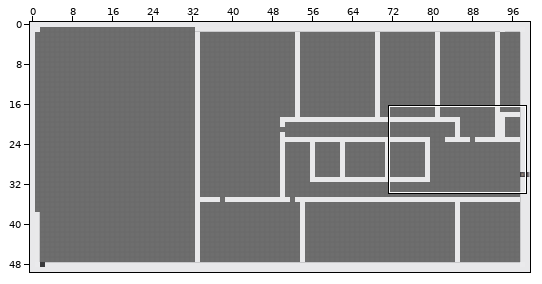
Tiled map (JSON), stored at map/balticOffice.json. Above, an overview of the earlier version with the close-up marked.
Close-up. Earlier state:
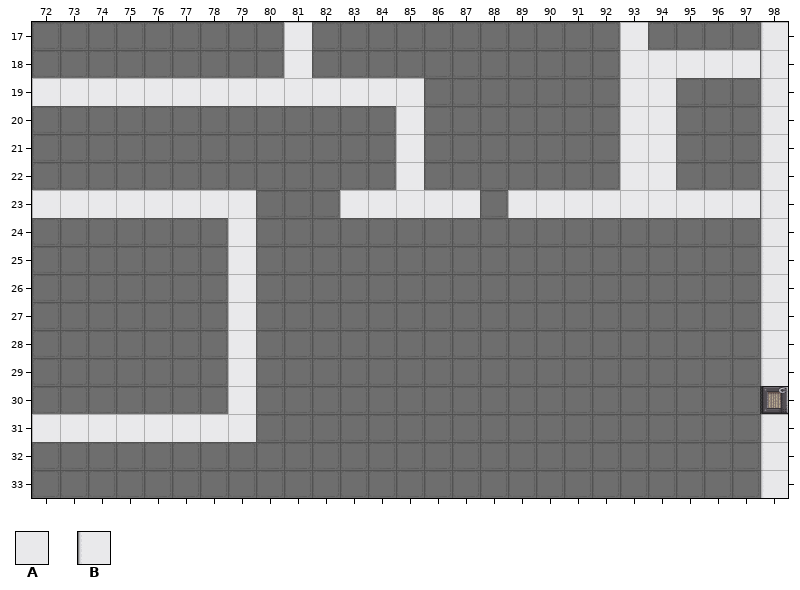
Cells are 32x32 px. Shown: x 72..98, y 17..33. The commit also changed other parts of the map, which this record leaves out. Not drawn, because the pictures are missing: unchanged layers "colliders", "exitBaltic", "startBaltic".
Key: from "cija_32x32_expansion for Pipoy": A 721, B 722 turned 180.
_ is an empty cell.
Layers that did not change in this view are not listed.
Layer "bottomWall" before, first column x 72:
17 _________A___________A____B
18 _________A___________AAAAAB
19 AAAAAAAAAAAAAA_______AA___B
20 _____________A_______AA___B
21 _____________A_______AA___B
22 _____________A_______AA___B
23 AAAAAAAA___AAAAA_AAAAAAAAAB
24 _______A__________________B
25 _______A__________________B
26 _______A__________________B
27 _______A__________________B
28 _______A__________________B
29 _______A__________________B
30 _______A___________________
31 AAAAAAAA__________________B
32 __________________________B
33 __________________________B
New version:
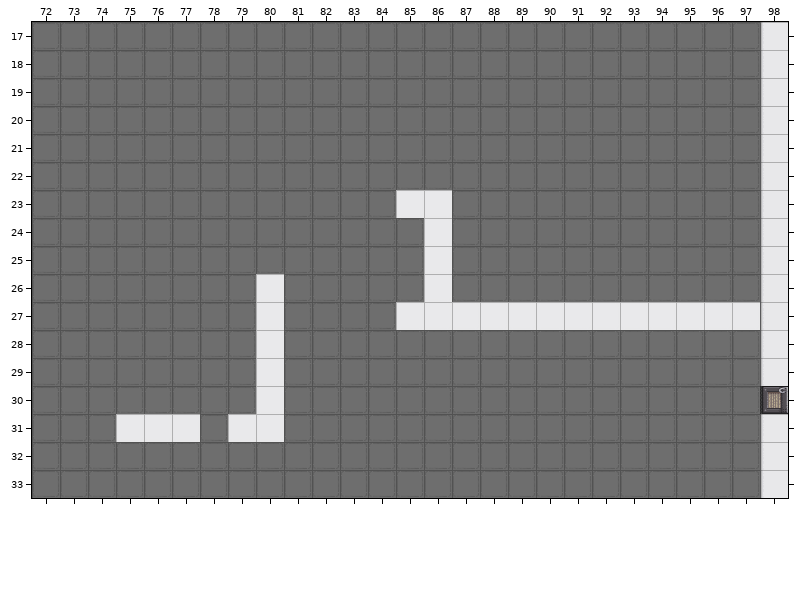
Diff:
Layer "bottomWall":
The edit adds tile A in rows 24 to 25 at x 86; in row 26 at x 80 and 86; in row 27 at x 80 and 85 to 97; in rows 28 to 31 at x 80.
The author cleared tile A in row 17 at x 81 and 93; in row 18 at x 81 and 93 to 97; in row 19 at x 72 to 85 and 93 to 94; in rows 20 to 22 at x 85 and 93 to 94; in row 23 at x 72 to 79, 83 to 84, 87 and 89 to 97; in rows 24 to 30 at x 79.
The author cleared tile A in row 31 at x 72 to 74 and 78.
Where, in picture pixels (left, top, right, bottom), the same in both close-ups:
changed: (32, 22, 760, 442)
